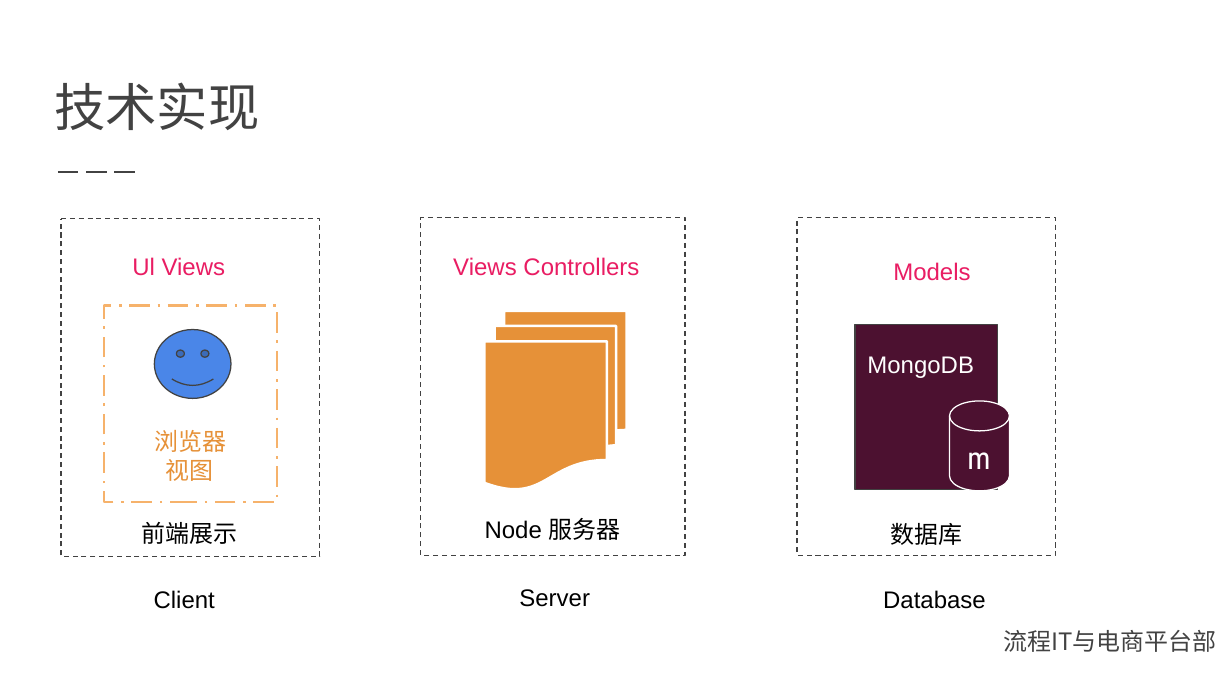
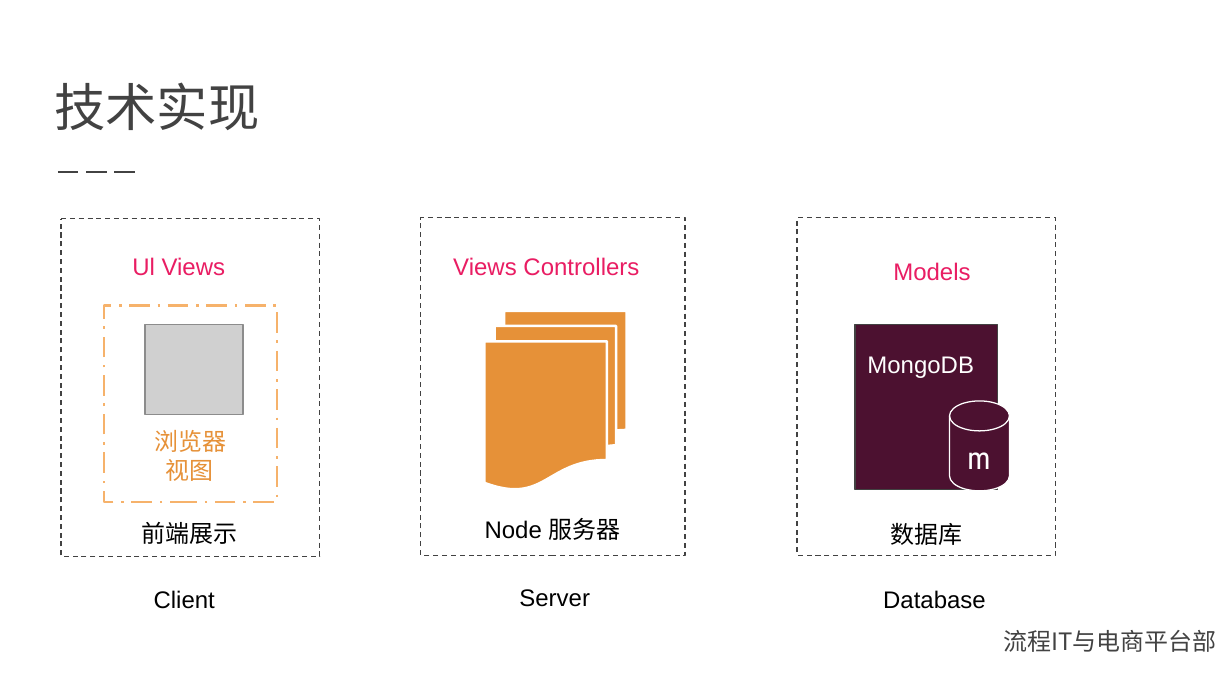
Before and after one commit to shekobe/test, a slide deck: slide 9 of 文件发布管理.pptx. Drawn at 1232x693 pixels with LibreOffice and Linux fonts; fonts in the diff are those of the drawing; grey boxes stand for pictures; background and template pictures are left out. Boxes give left, top, right and bottom in pixels: in the first picture for what was removed or moved away, otherwise in the second. Text is boxed around its words. In the diff, an @@ line names an element or a change of style, - is before the commit and + after.

```diff
--- a/文件发布管理.pptx
+++ b/文件发布管理.pptx
@@ picture added at (145,324,244,414) @@
@@ smiley face removed at (154,330,230,399) @@
```
Also in this commit, not shown: 3 other slides changed.
